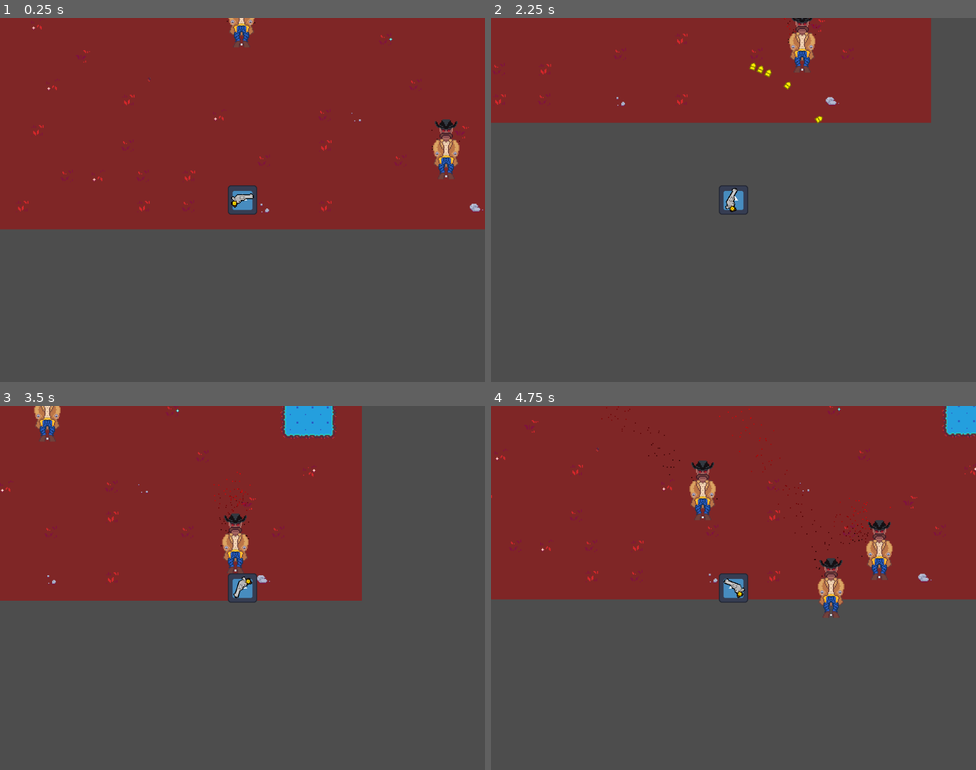
Above: before the commit, frames 1-4 (two rows, left to right).
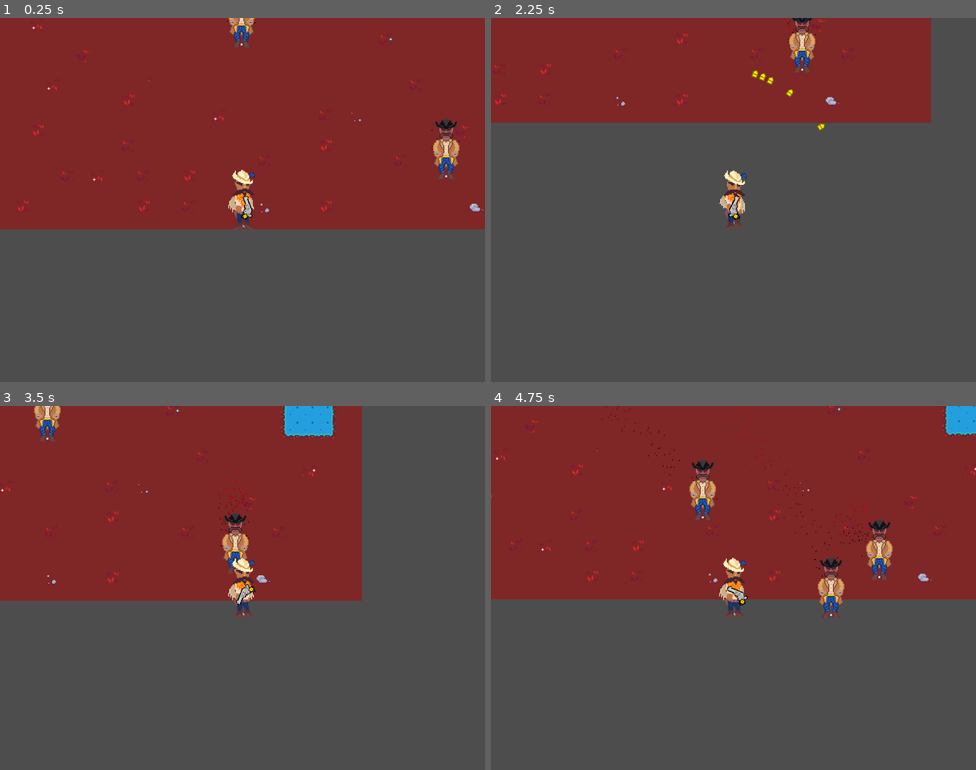
Above: after the commit, the same moments.

Repository: npnorman/chamber-bullethell
Game: Godot game, scene res://scenes/rooms/starting_room.tscn
The game is run twice, just before and just after one commit, with the same random seed, the same clock (stepped at 60 frames per second) and the same inputs. The engine's default icon, where the game draws it, is replaced by a stand-in: a white triangle on a blue panel in a dark square.
Inputs (mouse positions are in pixels of both pictures, inside the frame that each line leads up to):
- Up to frame 1 (0.25 s): no input
- Up to frame 2 (2.25 s): tap Enter at 0.5 s; move the mouse to (840, 181) at 0.52 s; hold D (Right) 0.53-1.28 s; hold Mouse wheel down (Cycle Bullet Backward) 0.53-1.28 s; move the mouse to (636, 218) at 1.27 s; hold S (Down) 1.28-2.03 s; tap Mouse wheel up (Cycle Bullet Forward) at 1.35 s; move the mouse to (782, 119) at 2.02 s; press the mouse at (782, 119) at 2.03 s; hold D (Right) from 2.03 s (still down)
- Up to frame 3 (3.5 s): move the mouse to (218, 660) at 2.77 s; release D (Right) at 2.78 s; release the mouse at (218, 660) at 2.78 s; hold Up (Up) from 2.78 s (still down); tap Mouse wheel down (Cycle Bullet Backward) at 2.85 s
- Up to frame 4 (4.75 s): move the mouse to (879, 642) at 3.52 s; release Up (Up) at 3.53 s; hold Mouse wheel up (Cycle Bullet Forward) 3.53-4.28 s; hold Left (Left) from 3.53 s (still down); move the mouse to (588, 533) at 4.27 s; click (588, 533) at 4.35 s

The runs differ from the first frame. In frame 1, 0.7% of the frame differs, in the area x 47-53%, y 41-58%; in frame 2, 0.8%, in the area x 47-69%, y 12-58%; in frame 3, 0.7%; in frame 4, 0.7%.

Commit message:
added anims

Diff:
--- a/scenes/player/player.gd
+++ b/scenes/player/player.gd
@@ -4,6 +4,9 @@
 var player_direction: Vector2
 var speed: int = 150
 @export var selected_bullet_id: int = 1
+
+# onready variables
+@onready var animated_sprite_2d: AnimatedSprite2D = $AnimatedSprite2D
 
 signal bullet_fired(pos: Vector2, direction: Vector2, id: int)
 
@@ -33,6 +36,21 @@
 	elif Input.is_action_just_pressed("Secondary Reload") and Globals.magazine[0] == Globals.Bullets.Empty and Globals.ammo[selected_bullet_id] > 0:
 		reload(selected_bullet_id)
 
+	# Animations
+	if Input.is_action_pressed("Down"):
+		animated_sprite_2d.play("walk")
+
+	elif Input.is_action_pressed("Up"):
+		animated_sprite_2d.play("idle")
+
+	elif Input.is_action_pressed("Right"):
+		pass
+
+	elif Input.is_action_pressed("Left"):
+		pass
+
+	else:
+		animated_sprite_2d.play("idle")
 
 # This function will aim the revolver to where the mouse is and can rotate the
 # sprite vertically depending on which direction it is facing
--- a/scenes/player/player.tscn
+++ b/scenes/player/player.tscn
@@ -1,8 +1,56 @@
-[gd_scene load_steps=5 format=3 uid="uid://ckx3iy06eedai"]
+[gd_scene load_steps=11 format=3 uid="uid://ckx3iy06eedai"]
 
-[ext_resource type="Texture2D" uid="uid://b0152m3fe4sh2" path="res://icon.svg" id="1_3vyb7"]
 [ext_resource type="Script" uid="uid://defl6cxtq7gxe" path="res://scenes/player/player.gd" id="1_g2els"]
+[ext_resource type="Texture2D" uid="uid://c6ctxmnkckhvd" path="res://sprites/player/player-sheet.png" id="2_gmlin"]
 [ext_resource type="Texture2D" uid="uid://vx50mifkm2vd" path="res://sprites/test_revolver.png" id="3_qhqgy"]
+
+[sub_resource type="AtlasTexture" id="AtlasTexture_lvxji"]
+atlas = ExtResource("2_gmlin")
+region = Rect2(32, 0, 32, 64)
+
+[sub_resource type="AtlasTexture" id="AtlasTexture_p47bc"]
+atlas = ExtResource("2_gmlin")
+region = Rect2(0, 0, 32, 64)
+
+[sub_resource type="AtlasTexture" id="AtlasTexture_75vfm"]
+atlas = ExtResource("2_gmlin")
+region = Rect2(32, 0, 32, 64)
+
+[sub_resource type="AtlasTexture" id="AtlasTexture_0owmy"]
+atlas = ExtResource("2_gmlin")
+region = Rect2(64, 0, 32, 64)
+
+[sub_resource type="AtlasTexture" id="AtlasTexture_qek5x"]
+atlas = ExtResource("2_gmlin")
+region = Rect2(96, 0, 32, 64)
+
+[sub_resource type="SpriteFrames" id="SpriteFrames_5gtgg"]
+animations = [{
+"frames": [{
+"duration": 1.0,
+"texture": SubResource("AtlasTexture_lvxji")
+}],
+"loop": true,
+"name": &"idle",
+"speed": 5.0
+}, {
+"frames": [{
+"duration": 1.0,
+"texture": SubResource("AtlasTexture_p47bc")
+}, {
+"duration": 1.0,
+"texture": SubResource("AtlasTexture_75vfm")
+}, {
+"duration": 1.0,
+"texture": SubResource("AtlasTexture_0owmy")
+}, {
+"duration": 1.0,
+"texture": SubResource("AtlasTexture_qek5x")
+}],
+"loop": true,
+"name": &"walk",
+"speed": 5.0
+}]
 
 [sub_resource type="RectangleShape2D" id="RectangleShape2D_qhqgy"]
 size = Vector2(30, 30)
@@ -10,12 +58,14 @@
 [node name="Player" type="CharacterBody2D" groups=["Player"]]
 script = ExtResource("1_g2els")
 
-[node name="PlayerSprite" type="Sprite2D" parent="."]
-position = Vector2(-7.62939e-06, 0)
-scale = Vector2(0.242188, 0.242188)
-texture = ExtResource("1_3vyb7")
+[node name="AnimatedSprite2D" type="AnimatedSprite2D" parent="."]
+sprite_frames = SubResource("SpriteFrames_5gtgg")
+animation = &"walk"
+autoplay = "idle"
+frame_progress = 0.752861
 
 [node name="GunSprite" type="Sprite2D" parent="."]
+position = Vector2(3, 8)
 texture = ExtResource("3_qhqgy")
 
 [node name="BulletOrigin1" type="Marker2D" parent="GunSprite"]
Binary file added: sprites/player.png
Not shown, added: sprites/player.png.import
Binary file added: sprites/player/player-sheet.png
Not shown, added: sprites/player/player-sheet.png.import
Binary file added: sprites/tiles/player.png
Not shown, added: sprites/tiles/player.png.import
